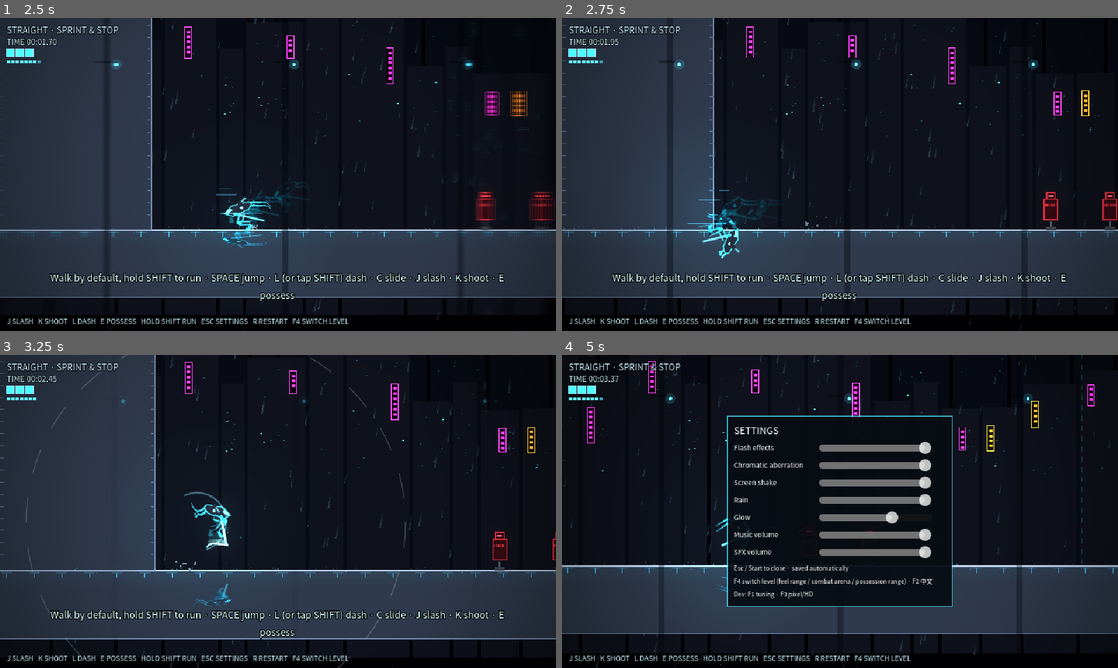
Above: before the commit, frames 1-4 (two rows, left to right).
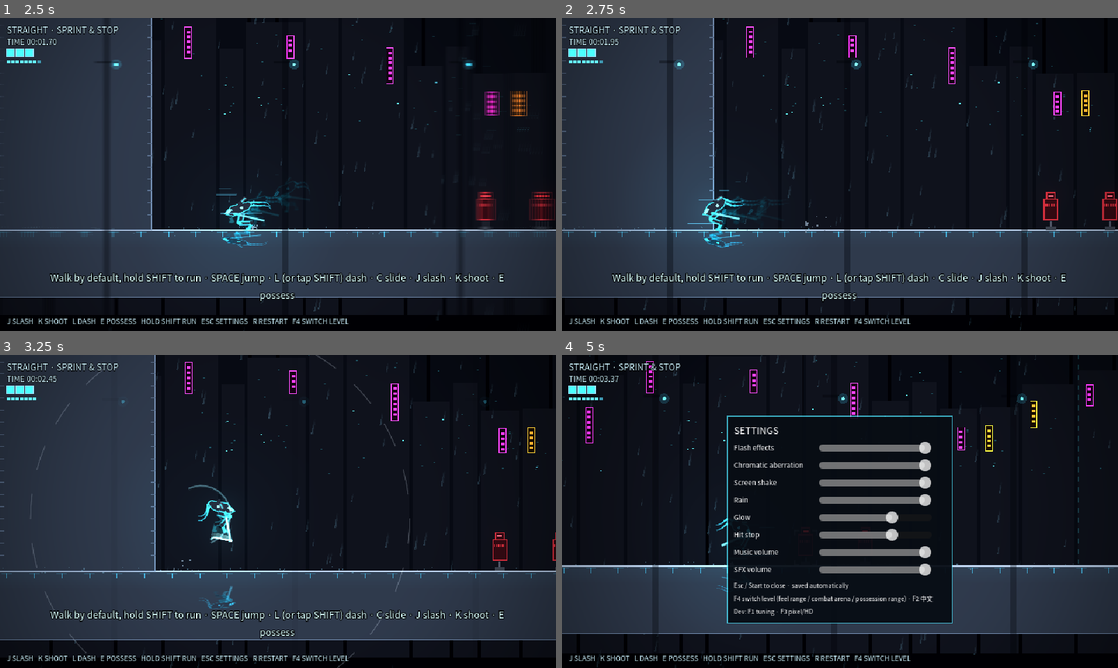
Above: after the commit, the same moments.

Repository: tntsgdi/NEON-RAID
Game: Godot game, scene res://scenes/main.tscn
The game is run twice, just before and just after one commit, with the same random seed, the same clock (stepped at 60 frames per second) and the same inputs.
Inputs (mouse positions are in pixels of both pictures, inside the frame that each line leads up to):
- Up to frame 1 (2.5 s): move the mouse to (400, 158) at 0.52 s; hold Space (jump) 0.53-1.28 s; hold D (move_right) 0.53-2.03 s; right-click (400, 158) at 0.6 s; click (400, 158) at 0.67 s; move the mouse to (166, 190) at 1.27 s; tap Space (jump) at 1.35, 1.52, 1.82 s; right-click (166, 190) at 1.55 s; move the mouse to (333, 105) at 2.02 s; hold A (move_left) from 2.03 s (still down); hold Space (jump) from 2.03 s (still down); tap L (dash) at 2.1 s
- Up to frame 2 (2.75 s): keep holding A (move_left); keep holding Space (jump)
- Up to frame 3 (3.25 s): move the mouse to (250, 574) at 2.77 s; release A (move_left) at 2.78 s; release Space (jump) at 2.78 s; hold D (move_right) from 2.78 s (still down); tap E (possess) at 2.85 s; click (250, 574) at 2.92 s; tap Space (jump) at 3.02 s; right-click (250, 574) at 3.05 s
- Up to frame 4 (5 s): tap Space (jump) at 3.32, 3.77, 3.8, 4.07, 4.52, 4.82 s; move the mouse to (1006, 558) at 3.52 s; hold Shift (run) 3.53-4.28 s; tap Escape (settings) at 4.15 s; move the mouse to (673, 464) at 4.27 s; release D (move_right) at 4.28 s; hold A (move_left) from 4.28 s (still down); click (673, 464) at 4.35 s; right-click (673, 464) at 4.55 s

Frame 1 is identical in both runs. In frame 2, 0.7% of the frame differs, in the area x 15-33%, y 56-77%; in frame 3, 3.2%; in frame 4, 5.6%, in the area x 0-100%, y 0-100%.

Commit message:
Pre-delivery fixes from review round 8
Blade inertialization on every combo step (step-change jump 65 -> 4 deg),
slash direction and drawing correct while wall-walking, Space on a wall
while holding toward it boosts upward instead of kicking off, air wall
grab needs the toward-wall direction, ground wall-walk needs 0.08s of
pushing, enemy legs bend and are thicker with more bob, hit-stop slider
in settings.

Diff:
--- a/scripts/combat/enemy_rig.gd
+++ b/scripts/combat/enemy_rig.gd
@@ -6,7 +6,7 @@
 ##   受击：躯干被打得后仰（弹簧），头被甩一下；被打上天会翻滚，落地后站直
 ##   蓄力：压低身体、头往前探；切换动作时脚做惯性化过渡，不会一帧跳过去
 
-const HIP_H := 15.0
+const HIP_H := 13.0
 const THIGH := 8.0
 const SHIN := 8.0
 const TORSO := 13.0
@@ -63,7 +63,7 @@
 	var hip := -HIP_H
 	match state:
 		"walk":
-			hip += 1.0 - absf(sin(_phase * TAU * 2.0)) * 1.5
+			hip += 1.0 - absf(sin(_phase * TAU * 2.0)) * 2.8
 		"aim":
 			lean = -6.0
 			hip += 1.0
@@ -158,7 +158,7 @@
 	_shapes.clear()
 
 	# 后腿、后臂
-	_leg(pelvis + Vector2(-1.5, 0), _feet[1], red.darkened(0.45), 2.5)
+	_leg(pelvis + Vector2(-1.5, 0), _feet[1], red.darkened(0.45), 3.5)
 	var back_hand := shoulder + Vector2(-3, 7).rotated(rot * 0.5) + Vector2(sin(_phase * TAU) * 3.0 * ratio, 0)
 	if state == "charge":
 		back_hand = shoulder + Vector2(-8, 3).rotated(rot)
@@ -178,7 +178,7 @@
 	var look := clampf(_aim.y * 2.0, -1.5, 1.5)
 	_shapes.append(["line", head_c + Vector2(0.5, -1.0 + look).rotated(rot * 0.6), head_c + Vector2(4.5, -1.0 + look).rotated(rot * 0.6), 2.0, Neon.WHITE_HOT if flash else eye])
 	# 前腿
-	_leg(pelvis + Vector2(1.5, 0), _feet[0], red, 2.8)
+	_leg(pelvis + Vector2(1.5, 0), _feet[0], red, 4.0)
 	# 武器臂
 	if kind == "rusher":
 		# 冲锋机：两臂前伸护住撞角
--- a/scripts/core/i18n.gd
+++ b/scripts/core/i18n.gd
@@ -79,6 +79,7 @@
 	"SET_shake": ["震屏", "Screen shake"],
 	"SET_rain": ["雨", "Rain"],
 	"SET_glow": ["辉光", "Glow"],
+	"SET_hitstop": ["打击停顿", "Hit stop"],
 	"SET_music": ["音乐音量", "Music volume"],
 	"SET_sfx": ["音效音量", "SFX volume"],
 	"SET_HINT": ["Esc / 手柄 Start 关闭 · 设置会自动保存
--- a/scripts/core/settings.gd
+++ b/scripts/core/settings.gd
@@ -10,6 +10,7 @@
 	["shake", 1.0, 0.0, 1.0, 0.1],
 	["rain", 1.0, 0.0, 1.0, 1.0],
 	["glow", 1.0, 0.0, 1.5, 0.1],
+	["hitstop", 1.0, 0.0, 1.5, 0.25],
 	["music", 1.0, 0.0, 1.0, 0.05],
 	["sfx", 1.0, 0.0, 1.0, 0.05],
 ]
--- a/scripts/player/player.gd
+++ b/scripts/player/player.gd
@@ -78,6 +78,8 @@
 var _streak_timer := 0.0
 ## 墙面行走时头朝上（往上走）还是朝下
 var _wall_up := true
+## 在地面上往高墙推了多久（推够 0.08 秒才上墙，避免战斗中误吸）
+var _push_wall := 0.0
 
 # 挥刀层
 var slash_step := -1
@@ -230,7 +232,7 @@
 	if input.dash_pressed and _air_dashes > 0 and _dash_cd <= 0.0:
 		_start_dash(T)
 		return
-	if _wall_dir != 0 and _wall_lock <= 0.0 and (_dir_x() == _wall_dir or (input.move.y < -0.3 and _dir_x() != -_wall_dir)):
+	if _wall_dir != 0 and _wall_lock <= 0.0 and _dir_x() == _wall_dir:
 		_set_state(State.WALL)
 		_air_dashes = int(T.air_dashes)
 		_air_hang_used = false
@@ -364,7 +366,8 @@
 ## 自动迈上台阶：地面上往前走碰到 36 像素以内的台阶，直接迈上去（不用跳，速度不丢）
 func _step_up(vx_before: float) -> void:
 	var dir := _dir_x()
-	if dir == 0 or not is_on_wall() or signf(vx_before) != dir:
+	if dir == 0 or not is_on_wall() or (signf(vx_before) != dir and _push_wall <= 0.0):
+		_push_wall = 0.0
 		return
 	for up in [4, 8, 12, 16, 20, 24, 28, 32, 36]:
 		if test_move(global_transform, Vector2(0, -up)):
@@ -374,8 +377,10 @@
 			velocity.x = vx_before
 			rig.ground_shift(-up)
 			return
-	# 迈不上去的高墙：直接走上墙面，水平速度转成向上的速度
-	if not test_move(global_transform, Vector2(0, -4)):
+	# 迈不上去的高墙：持续往墙上推 0.08 秒就走上墙面，水平速度转成向上的速度
+	_push_wall += get_physics_process_delta_time()
+	if _push_wall >= 0.08 and not test_move(global_transform, Vector2(0, -4)):
+		_push_wall = 0.0
 		var T: Dictionary = Tuning.v
 		var spd: float = T.run_speed * 0.85 if input.run_held else T.walk_speed
 		velocity = Vector2(dir * 30.0, -maxf(spd, absf(vx_before) * 0.85))
@@ -417,6 +422,14 @@
 ## 按住朝墙的方向按跳：轻推离墙、向上力度大，会回到同一面墙，单面墙也能一路爬上去；
 ## 不按方向或按离墙方向：大力蹬开墙面。
 func _wall_jump(T: Dictionary, wall: int) -> void:
+	if state == State.WALL and (_dir_x() == wall or input.move.y < -0.3):
+		# 墙面行走中：沿墙向上蹿一大截，脚不离墙
+		velocity = Vector2(wall * 30.0, minf(velocity.y, 0.0) - T.wall_climb_y)
+		_jump_buffer = 0.0
+		_squash = Vector2(0.85, 1.18)
+		Fx.dust(fx_parent, global_position + Vector2(wall * 6, -6), float(-wall), 4)
+		Audio.play("walljump", -8.0, 1.15)
+		return
 	if _dir_x() == wall:
 		velocity = Vector2(-wall * T.wall_climb_x, -T.wall_climb_y)
 		_wall_lock = 0.05
@@ -626,6 +639,8 @@
 
 ## 挥刀方向：固定朝面朝方向；按住上 = 上挑，空中按住下 = 下劈（不看鼠标）
 func _slash_dir() -> Vector2:
+	if state == State.WALL:
+		return Vector2(-_wall_dir, 0)  # 墙上挥刀：朝背离墙面的方向砍
 	if input.move.y < -0.5:
 		return Vector2.UP
 	if input.move.y > 0.5 and state != State.GROUND and state != State.SLIDE:
@@ -668,7 +683,7 @@
 		impact.emit(6.0 if heavy else 3.5, _slash_aim)
 		overclock_charge = 0.0
 		# 不再单独让刀身定格：命中停顿已经给了停顿感，两者叠加会变成"卡一下"
-		var stop: float = T.hit_stop * (1.5 if heavy else 1.0)
+		var stop: float = T.hit_stop * (1.5 if heavy else 1.0) * Settings.v.hitstop
 		if stop > 0.0:
 			TimeFx.hitstop(stop)
 
@@ -903,9 +918,12 @@
 	# 骨架里的"前方"在墙上是沿墙方向：速度和瞄准都换到骨架自己的坐标里
 	var rig_vel := velocity
 	var rig_aim := Vector2(aim.x * facing, aim.y)
+	var rig_slash := Vector2(_slash_aim.x * facing, _slash_aim.y)
 	if on_wall:
+		var inv := Transform2D(rig.rotation, rig.scale, 0.0, Vector2.ZERO).affine_inverse()
 		rig_vel = Vector2(absf(velocity.y), 0.0)
-		rig_aim = Transform2D(rig.rotation, rig.scale, 0.0, Vector2.ZERO).affine_inverse().basis_xform(aim).normalized()
+		rig_aim = inv.basis_xform(aim).normalized()
+		rig_slash = inv.basis_xform(_slash_aim).normalized()
 	rig.update({
 		"state": mode,
 		"facing": 1 if on_wall else facing,
@@ -917,7 +935,7 @@
 		"land_squash": _land_squash,
 		"slash_step": slash_step,
 		"slash_t": clampf(_slash_time / slash_duration(), 0.0, 1.0) if slash_step >= 0 else 0.0,
-		"slash_dir": rad_to_deg(Vector2(_slash_aim.x * facing, _slash_aim.y).angle()),
+		"slash_dir": rad_to_deg(rig_slash.angle()),
 		"aim_local": rig_aim,
 		"sprint": sprinting,
 		"glow": (1.0 if state == State.DASH or overclock_charge > 0.0 else 0.0) - (0.8 if parked else 0.0),
--- a/scripts/player/strider_rig.gd
+++ b/scripts/player/strider_rig.gd
@@ -71,6 +71,7 @@
 ## 台阶：机体整体被挪上/挪下时，脚先留在原来的世界位置，再平滑踩到新地面
 var _toe_shift := 0.0
 var _was_slashing := false
+var _last_step := -1
 var _blade_off := 0.0
 var _blade_t := 1.0
 
@@ -171,10 +172,12 @@
 	var slashing: bool = m.slash_step >= 0
 	if slashing:
 		want = m.slash_dir + _slash_arc(m.slash_step, m.slash_t)
-	if slashing != _was_slashing:
+	# 出刀、收刀、连击换下一刀时：记下旧刀角与新目标的差，接下来平滑接上（不会一帧跳过去）
+	if slashing != _was_slashing or (slashing and m.slash_step != _last_step):
 		_blade_off = rad_to_deg(angle_difference(deg_to_rad(want), deg_to_rad(_blade_angle)))
 		_blade_t = 0.0
 		_was_slashing = slashing
+	_last_step = m.slash_step
 	if slashing:
 		# 出刀：前约 0.06 秒从原来的位置接过去，之后严格按挥刀曲线走（命中判定不受影响）
 		_blade_angle = want + _blade_off * exp(-_blade_t / 0.03)
--- a/tests/m1_test.gd
+++ b/tests/m1_test.gd
@@ -38,6 +38,7 @@
 	await _gap()
 	await _shaft()
 	await _wall_walk()
+	await _combo_blade()
 	await _slash()
 
 	if failures.is_empty():
@@ -158,8 +159,8 @@
 		prev = toes.duplicate()
 		hull_worst = maxf(hull_worst, absf(player.rig.hull_angle - prev_hull))
 		prev_hull = player.rig.hull_angle
-		# 出刀 / 收刀那一帧刀臂角度的跳变
-		if (player.slash_step >= 0) != (prev_slash >= 0):
+		# 出刀 / 收刀 / 连击换刀那一帧刀臂角度的跳变
+		if (player.slash_step >= 0) != (prev_slash >= 0) or player.slash_step != prev_slash:
 			blade_jump = maxf(blade_jump, absf(rad_to_deg(angle_difference(deg_to_rad(prev_blade), deg_to_rad(player.rig._blade_angle)))))
 		prev_slash = player.slash_step
 		prev_blade = player.rig._blade_angle
@@ -237,6 +238,30 @@
 	# 不按方向按跳：大力蹬开墙面
 	log = await _drive(Vector2(2058, -200), [{"frames": 20, "move": R}, {"frames": 1, "press": ["jump"], "hold": ["jump"]}, {"frames": 30, "hold": ["jump"]}])
 	_check(log[-1].pos.x < 2025.0, "不按方向蹬墙会被大力弹开（x=%.0f）" % log[-1].pos.x)
+
+
+## 三连击里换刀的那一帧刀角不突跳
+func _combo_blade() -> void:
+	main.place(Vector2(120, 0))  # 离训练机远一点，别把后面测试要用的训练机打残
+	await physics_frame
+	var steps := [{"frames": 1, "move": R}, {"frames": 10}]
+	for i in 3:
+		steps.append({"frames": 1, "press": ["slash"]})
+		steps.append({"until": func(p): return p.slash_step == i and p._slash_time > 0.05, "max": 120})
+	steps.append({"frames": 60})
+	var inp = load("res://scripts/player/scripted_input.gd").new(steps)
+	player.input = inp
+	var prev_step: int = player.slash_step
+	var prev_blade: float = player.rig._blade_angle
+	var worst := 0.0
+	while not inp.done:
+		await physics_frame
+		if player.slash_step != prev_step:
+			worst = maxf(worst, absf(rad_to_deg(angle_difference(deg_to_rad(prev_blade), deg_to_rad(player.rig._blade_angle)))))
+		prev_step = player.slash_step
+		prev_blade = player.rig._blade_angle
+	player.input = load("res://scripts/player/player_input.gd").new()
+	_check(worst <= 25.0, "三连击换刀那一帧刀角不突跳（%.1f°）" % worst)
 
 
 ## 训练机：挥刀命中、三段连击、打碎后重生
Not shown, changed: design/TODO.md
